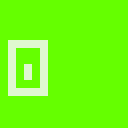
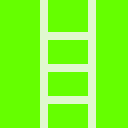
Layered file, before and after one edit (128x128). Changes by layer:
renamed "Layer 14" to "lego shards", hid it, moved it above "Layer 21", painted on it over <box>8,8,96,96</box>
added layer "ledder" above "light switch" over <box>40,0,96,128</box>
